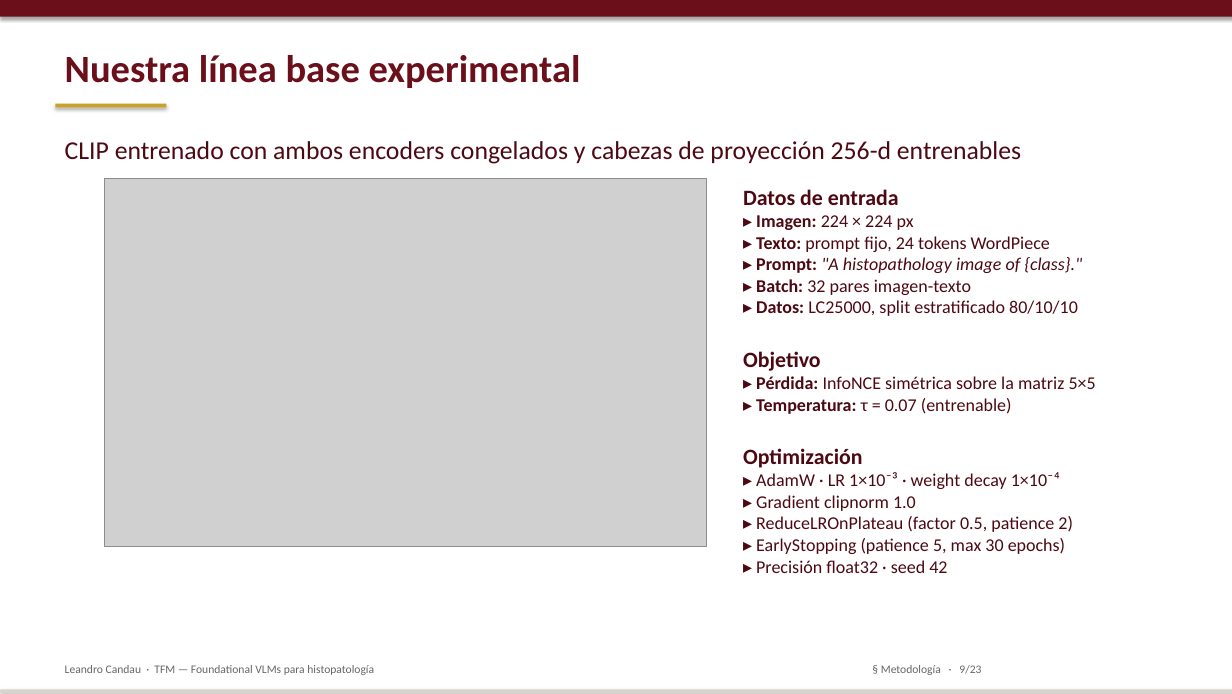
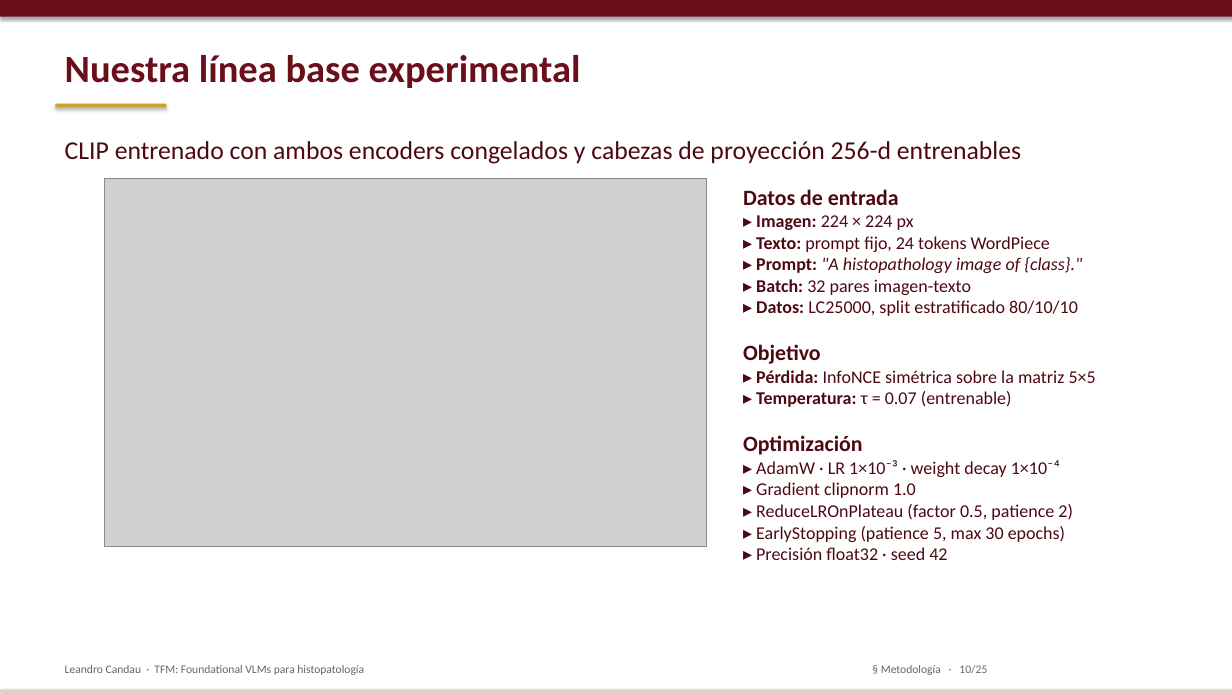
Before and after one commit to lcandau/histopathology-clip-lab, a slide deck: slide 10 of report/TFM_defense.pptx (slide 9 before the commit). Drawn at 1232x694 pixels with LibreOffice and Linux fonts; fonts in the diff are those of the drawing; grey boxes stand for pictures. Boxes give left, top, right and bottom in pixels: in the first picture for what was removed or moved away, otherwise in the second. Text is boxed around its words. In the diff, an @@ line names an element or a change of style, - is before the commit and + after.

```diff
--- a/report/TFM_defense.pptx
+++ b/report/TFM_defense.pptx
@@ text "Datos de entrada" rewrapped from [743,189,1096,573] to [743,189,1096,560] @@
@@ text at [65,665,364,675]: text changed @@
-Leandro Candau · TFM — Foundational VLMs para histopatología
+Leandro Candau · TFM: Foundational VLMs para histopatología
@@ text at [881,665,987,675]: text changed @@
-§ Metodología · 9/23
+§ Metodología · 10/25
```
Also in this commit, not shown: 12 other slides changed, 11 slides added, 9 slides removed, 40 other files.
